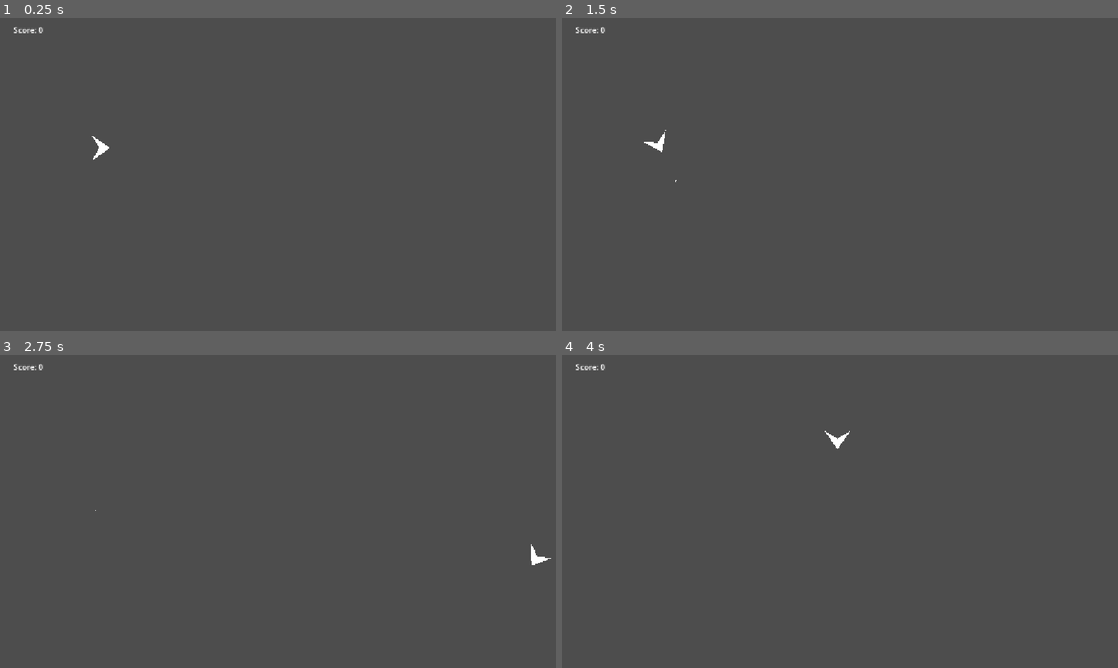
Above: before the commit, frames 1-4 (two rows, left to right).
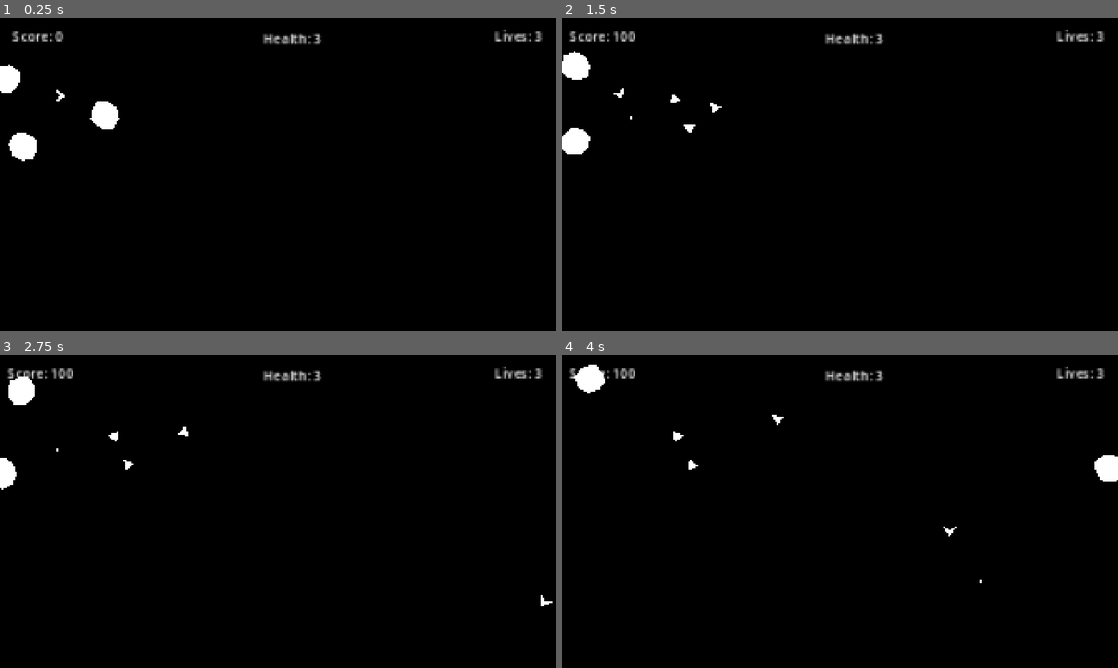
Above: after the commit, the same moments.

Repository: Sunny-Days-Ahead/asteroids
Game: Godot game, scene res://main.tscn
The game is run twice, just before and just after one commit, with the same random seed, the same clock (stepped at 60 frames per second) and the same inputs.
Inputs:
- Up to frame 1 (0.25 s): no input
- Up to frame 2 (1.5 s): hold Right (right) 0.53-1.28 s; tap Space (shoot) at 0.6, 1.35 s; hold S (down) from 1.28 s (still down)
- Up to frame 3 (2.75 s): release S (down) at 2.03 s; hold Right (right) from 2.03 s (still down); tap Space (shoot) at 2.1 s
- Up to frame 4 (4 s): release Right (right) at 2.78 s; hold W (up) 2.78-3.53 s; tap Space (shoot) at 2.85, 3.6 s; hold A (left) from 3.53 s (still down)

The runs differ from the first frame. In frame 1, 100% of the frame differs, in the area x 0-100%, y 0-100%; in frame 2, 100%; in frame 3, 100%; in frame 4, 100%.
Error before the commit: Parse Error: Preload file "res://big_asteroid.tscn" does not exist. (res://main.gd:4)

Commit message:
refactor

Diff:
--- a/actors/laser/laser.tscn
+++ b/actors/laser/laser.tscn
@@ -7,6 +7,7 @@
 height = 4.0
 
 [node name="Laser" type="Area2D" unique_id=1686268405]
+scale = Vector2(3.0800004, 3.0800004)
 collision_layer = 2
 script = ExtResource("1_gj7jk")
 
--- a/actors/player/player_ship.gd
+++ b/actors/player/player_ship.gd
@@ -4,12 +4,11 @@
 @export var speed = 1
 @export var max_speed = 30
 @export var rotation_speed = 1.5
-@export var player_health : int = 3
-@export var player_lives : int = 3
+
 @export_category("Sub Nodes")
 @export var laser : PackedScene
 
-
+signal player_hit
 
 var screen_size : Vector2
 var rotation_direction = 0
@@ -39,16 +38,6 @@
 func _process(delta: float) -> void:
 	position.x = wrapf(position.x, 0, screen_size.x)
 	position.y = wrapf(position.y, 0, screen_size.y)
-	if player_health == 0 :
-		var length = get_viewport().size.y
-		var width = get_viewport().size.x
-		player_lives -= 1
-		player_health = 3
-		global_position = Vector2(width/2, length/2)
-		print("minus one life")
-	if player_lives == 0:
-		get_tree().quit()
 
 func _on_area_2d_area_entered(area: Area2D) -> void:
-	player_health -= 1
-	print(player_health)
+	player_hit.emit()
--- a/actors/player/player_ship.tscn
+++ b/actors/player/player_ship.tscn
@@ -24,7 +24,7 @@
 polygon = PackedVector2Array(-1.1920929e-07, -4.7683716e-07, 5.0034537, 3.555085, -1.1920929e-07, 7.1101704)
 
 [node name="Marker2D" type="Marker2D" parent="." unique_id=407587126]
-position = Vector2(4.0817637, 2.5114028e-07)
+position = Vector2(5.0034533, 2.5114028e-07)
 
 [node name="BulletContainer" type="Node" parent="." unique_id=831178459]
 
--- a/main.gd
+++ b/main.gd
@@ -1,10 +1,13 @@
 extends Node2D
 
 var player_score
-var big_asteroid = preload("res://big_asteroid.tscn")
-var small_asteroid = preload("res://small_asteroid.tscn")
+var big_asteroid = preload("res://actors/big_asteroid/big_asteroid.tscn")
+var small_asteroid = preload("res://actors/small_asteroid/small_asteroid.tscn")
 
 @export var asteroid_container : Node
+
+@export var player_health : int = 3
+@export var player_lives : int = 3
 # Called when the node enters the scene tree for the first time.
 func _ready() -> void:
 	player_score = 0
@@ -15,11 +18,22 @@
 
 # Called every frame. 'delta' is the elapsed time since the previous frame.
 func _process(delta: float) -> void:
-	pass
+	if player_health == 0 :
+		var length = get_viewport().size.y
+		var width = get_viewport().size.x
+		player_lives -= 1
+		$HUD/Control/MarginContainer/PlayerLives.text = "Lives: " + str(player_lives)
+		player_health = 3
+		$HUD/Control/MarginContainer3/PlayerHealth.text = "Health: " + str(player_health)
+		global_position = Vector2(width/2, length/2)
+		print("minus one life")
+	if player_lives == 0:
+		get_tree().quit()
+
 
 func _on_score_100(hit_asteroid) -> void:
 	player_score += 100
-	$HUD/PlayerScore.text = "Score: " + str(player_score)
+	$HUD/Control/MarginContainer2/PlayerScore.text = "Score: " + str(player_score)
 	spawn_small_asteroid(hit_asteroid.global_position.x, hit_asteroid.global_position.y + 50)
 	spawn_small_asteroid(hit_asteroid.global_position.x + 50, hit_asteroid.global_position.y)
 	spawn_small_asteroid(hit_asteroid.global_position.x - 50, hit_asteroid.global_position.y -50)
@@ -27,7 +41,7 @@
 
 func _on_score_50(hit_asteroid) -> void:
 	player_score += 50
-	$HUD/PlayerScore.text = "Score: " + str(player_score)
+	$HUD/Control/MarginContainer2/PlayerScore.text = "Score: " + str(player_score)
 	hit_asteroid.queue_free()
 
 func _on_timer_timeout() -> void:
@@ -44,3 +58,8 @@
 	small_asteroid_instance.score_50.connect(_on_score_50)
 	small_asteroid_instance.global_position.x = x
 	small_asteroid_instance.global_position.y = y
+
+
+func _on_player_ship_player_hit() -> void:
+	player_health -= 1
+	$HUD/Control/MarginContainer3/PlayerHealth.text = "Health: " + str(player_health)
--- a/main.tscn
+++ b/main.tscn
@@ -6,6 +6,79 @@
 [node name="main" type="Node2D" unique_id=941547634 node_paths=PackedStringArray("asteroid_container")]
 script = ExtResource("1_lquwl")
 asteroid_container = NodePath("AsteroidContainer")
+
+[node name="HUD" type="Node" parent="." unique_id=65225613]
+
+[node name="Control" type="Control" parent="HUD" unique_id=1521026973]
+layout_mode = 3
+anchors_preset = 15
+anchor_right = 1.0
+anchor_bottom = 1.0
+grow_horizontal = 2
+grow_vertical = 2
+
+[node name="MarginContainer" type="MarginContainer" parent="HUD/Control" unique_id=262235458]
+layout_mode = 1
+anchors_preset = 1
+anchor_left = 1.0
+anchor_right = 1.0
+offset_left = -58.0
+offset_right = -1.0
+offset_bottom = 23.0
+grow_horizontal = 0
+offset_transform_enabled = true
+offset_transform_position = Vector2(-100, 50)
+offset_transform_scale = Vector2(2.88, 2.88)
+
+[node name="PlayerLives" type="Label" parent="HUD/Control/MarginContainer" unique_id=1904675976]
+layout_mode = 2
+text = "Lives: 3"
+
+[node name="MarginContainer2" type="MarginContainer" parent="HUD/Control" unique_id=1709155821]
+layout_mode = 1
+offset_right = 61.0
+offset_bottom = 23.0
+offset_transform_enabled = true
+offset_transform_position = Vector2(100, 50)
+offset_transform_scale = Vector2(2.88, 2.88)
+metadata/_edit_use_anchors_ = true
+
+[node name="PlayerScore" type="Label" parent="HUD/Control/MarginContainer2" unique_id=250311417]
+layout_mode = 2
+size_flags_horizontal = 4
+text = "Score: 0"
+
+[node name="MarginContainer3" type="MarginContainer" parent="HUD/Control" unique_id=1044258635]
+custom_minimum_size = Vector2(100, 50)
+layout_mode = 1
+anchors_preset = 5
+anchor_left = 0.5
+anchor_right = 0.5
+offset_left = -50.00006
+offset_top = -1.0000001
+offset_right = 49.99994
+offset_bottom = 49.0
+grow_horizontal = 2
+scale = Vector2(2.88, 2.88)
+
+[node name="PlayerHealth" type="Label" parent="HUD/Control/MarginContainer3" unique_id=1474947753]
+layout_mode = 2
+text = "Health: 3"
+
+[node name="MarginContainer" type="MarginContainer" parent="." unique_id=318663817]
+custom_minimum_size = Vector2(1, 1)
+anchors_preset = 15
+anchor_right = 1.0
+anchor_bottom = 1.0
+grow_horizontal = 2
+grow_vertical = 2
+
+[node name="ColorRect" type="ColorRect" parent="." unique_id=216199276]
+custom_minimum_size = Vector2(1920, 1080)
+offset_left = -1.0
+offset_right = 1919.0
+offset_bottom = 1080.0
+color = Color(0, 0, 0, 1)
 
 [node name="PlayerShip" parent="." unique_id=802837724 instance=ExtResource("1_ig7tw")]
 position = Vector2(202.99997, 268.99997)
@@ -16,13 +89,5 @@
 wait_time = 30.0
 autostart = true
 
-[node name="HUD" type="Node" parent="." unique_id=65225613]
-
-[node name="PlayerScore" type="Label" parent="HUD" unique_id=250311417]
-offset_left = 28.0
-offset_top = 13.0
-offset_right = 76.0
-offset_bottom = 36.0
-text = "Score: 0"
-
+[connection signal="player_hit" from="PlayerShip" to="." method="_on_player_ship_player_hit"]
 [connection signal="timeout" from="Timer" to="." method="_on_timer_timeout"]
--- a/project.godot
+++ b/project.godot
@@ -16,6 +16,8 @@
 
 [display]
 
+window/size/viewport_width=1920
+window/size/viewport_height=1080
 window/stretch/mode="canvas_items"
 window/stretch/aspect="expand"
 
